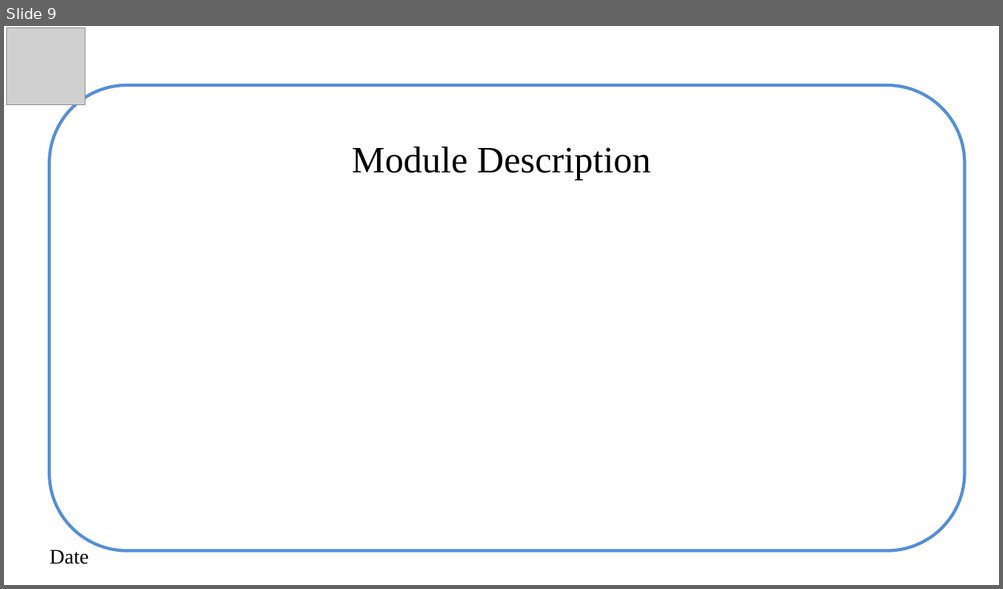
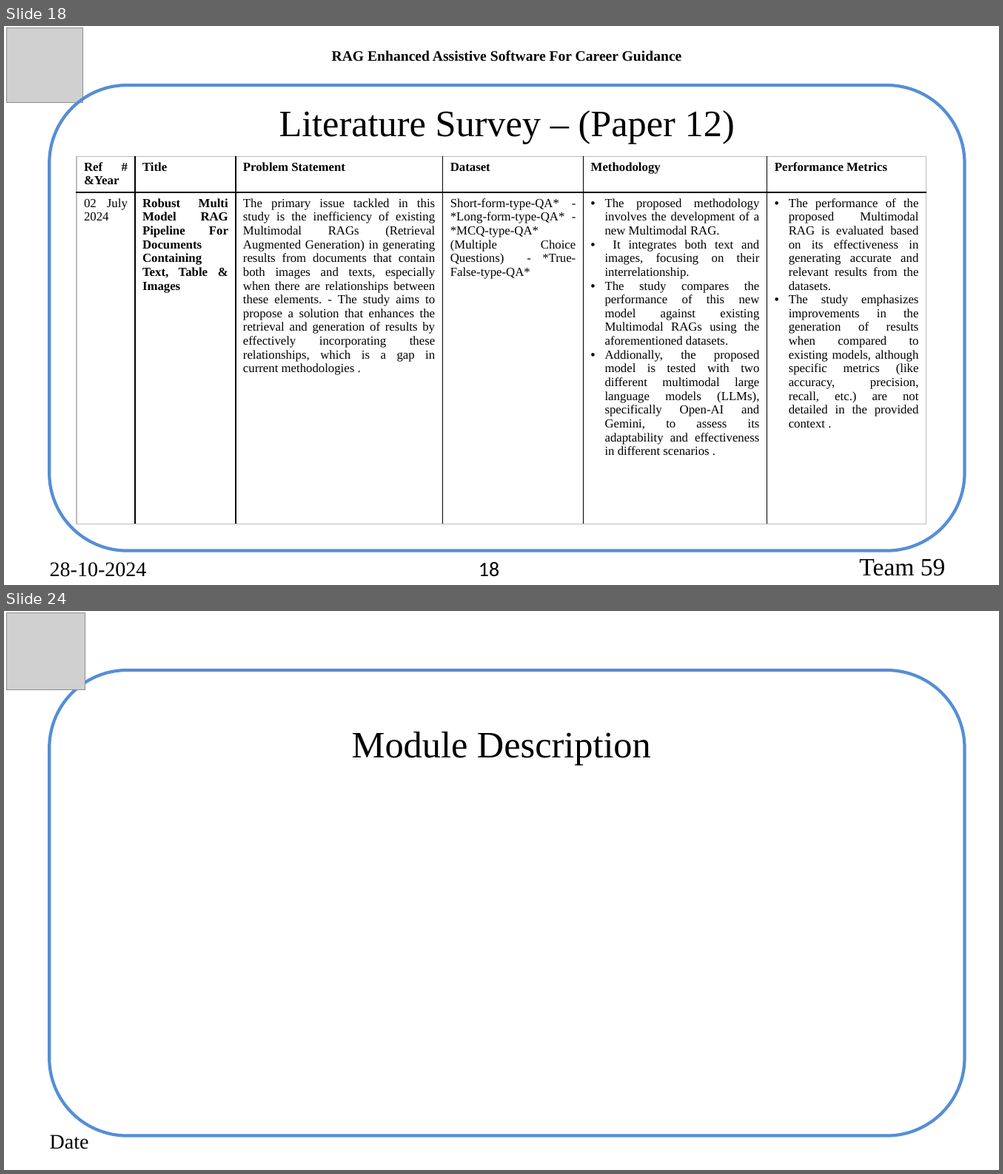
Before and after one commit to akhilswarop/RAG, a slide deck: Review 2/Review 2.pptx. Shown one above the other, each under a label of ours: slide 9 before the commit, slides 18 and 24 after it; the slides between them are not shown. The pictures are 1003x589 and 1003x1174 pixels, drawn with LibreOffice and Linux fonts; fonts in the diff are those of the drawing; grey boxes stand for pictures. Boxes give left, top, right and bottom in pixels: in the first picture for what was removed or moved away, otherwise in the second. Text is boxed around its words. In the diff, an @@ line names an element or a change of style, - is before the commit and + after.

```diff
--- a/Review 2/Review 2.pptx
+++ b/Review 2/Review 2.pptx
@@ slide 18 added at (4,26,999,585), background #FFFFFF @@
@@ picture added at (6,28,83,103) @@
@@ text added at (332,50,682,62), 14 pt, text #000000, bold @@
+RAG Enhanced Assistive Software For Career Guidance
@@ rounded rectangle added at (50,85,965,551), outline #558ED5 3 pt @@
@@ text added at (279,110,734,144), 36 pt, text #000000 @@
+Literature Survey – (Paper 12)
@@ table added at (77,156,925,526), 2 rows, 6 columns @@
+Ref # &Year | Title | Problem Statement | Dataset | Methodology | Performance Metrics
+02 July 2024 | Robust Multi Model RAG Pipeline For Documents Containing Text, Table & Images | The primary issue tackled in this study is the inefficiency of existing Multimodal RAGs (Retrieval Augmented Generation) in generating results from documents that contain both images and texts, especially when there are relationships between these elements. - The study aims to propose a solution that enhances the retrieval and generation of results by effectively incorporating these relationships, which is a gap in current methodologies . | Short-form-type-QA* - *Long-form-type-QA* - *MCQ-type-QA* (Multiple Choice Questions) - *True-False-type-QA* | The proposed methodology involves the development of a new Multimodal RAG. / It integrates both text and images, focusing on their interrelationship. / The study compares the performance of this new model against existing Multimodal RAGs using the aforementioned datasets. / Addionally, the proposed model is tested with two different multimodal large language models (LLMs), specifically Open-AI and Gemini, to assess its adaptability and effectiveness in different scenarios . | The performance of the proposed Multimodal RAG is evaluated based on its effectiveness in generating accurate and relevant results from the datasets. / The study emphasizes improvements in the generation of results when compared to existing models, although specific metrics (like accuracy, precision, recall, etc.) are not detailed in the provided context .
@@ text added at (50,562,147,577), 20 pt, text #000000 @@
+28-10-2024
@@ page number added at (478,562,499,577), 20 pt, text #000000 @@
+18
@@ text added at (859,559,945,577), 24 pt, text #000000 @@
+  Team 59
@@ what was slide 9 is now slide 24 @@
```
Also in this commit, not shown: 3 slides changed, 20 other slides added, 6 slides removed, 1 other file.
